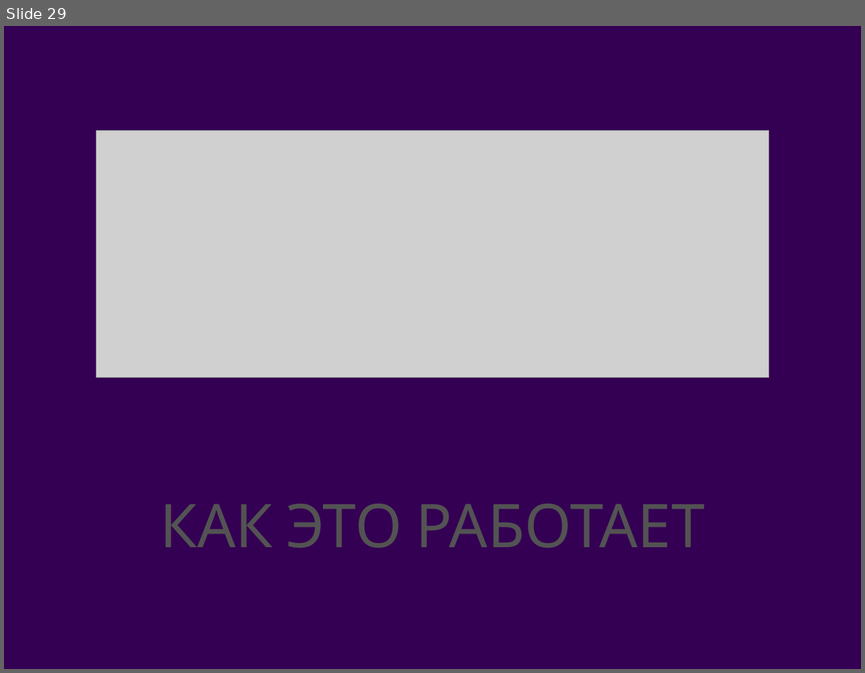
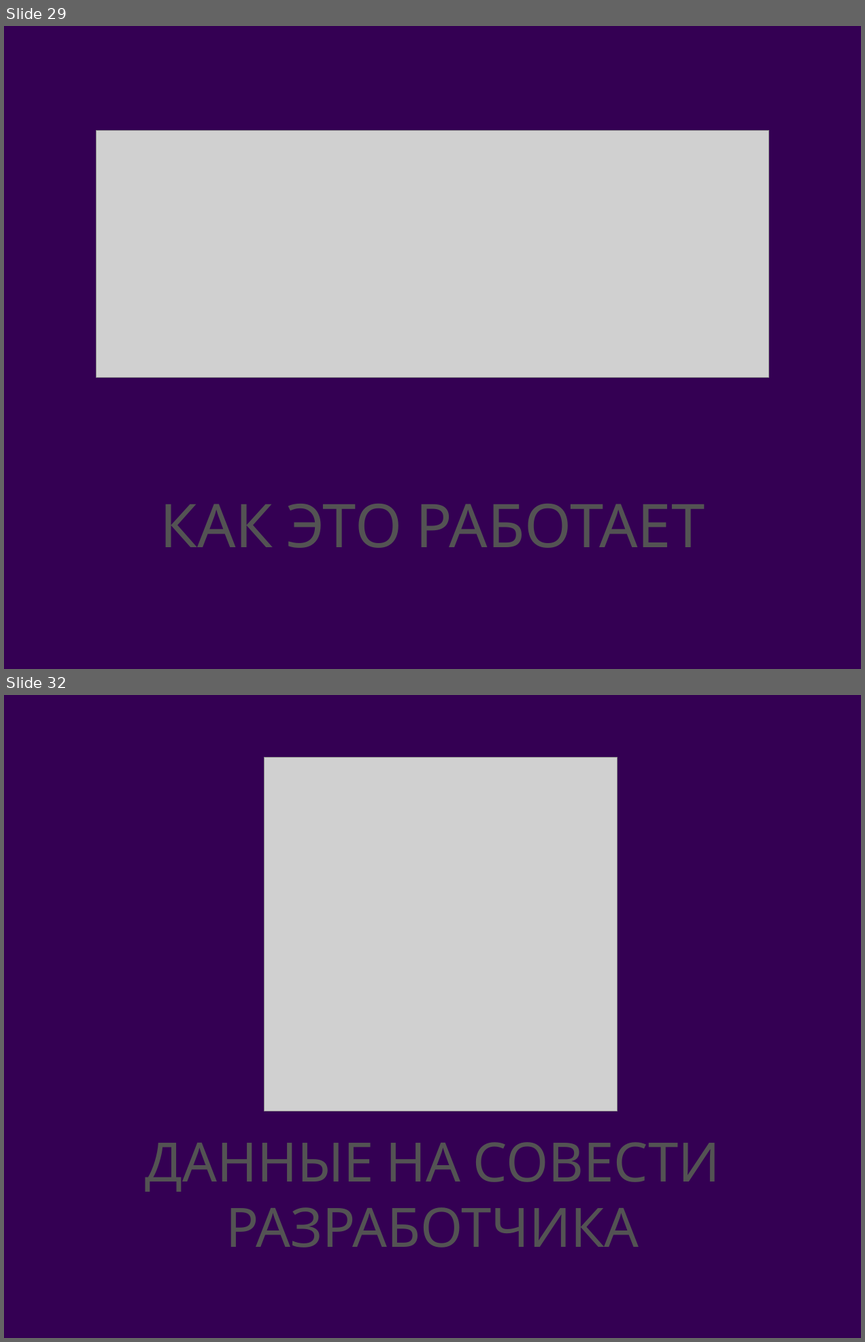
Before and after one commit to andrushkin2/ilBudgetto, a slide deck: dp/presentation.pptx. Shown one above the other, each under a label of ours: slide 29 before the commit, slides 29 and 32 after it; the slides between them are not shown. The pictures are 865x673 and 865x1342 pixels, drawn with LibreOffice and Linux fonts; fonts in the diff are those of the drawing; grey boxes stand for pictures; background and template pictures are left out. Boxes give left, top, right and bottom in pixels: in the first picture for what was removed or moved away, otherwise in the second. Text is boxed around its words. In the diff, an @@ line names an element or a change of style, - is before the commit and + after.

```diff
--- a/dp/presentation.pptx
+++ b/dp/presentation.pptx
@@ slide 32 added at (4, 695, 861, 1338), background picture (left out) @@
@@ picture added at (264, 758, 617, 1110) @@
@@ title added at (145, 1142, 720, 1247), 64.8 pt, text #535353 @@
+ДАННЫЕ НА СОВЕСТИ РАЗРАБОТЧИКА
```
Also in this commit, not shown: 21 slides changed, 21 other slides added, 2 other files.
